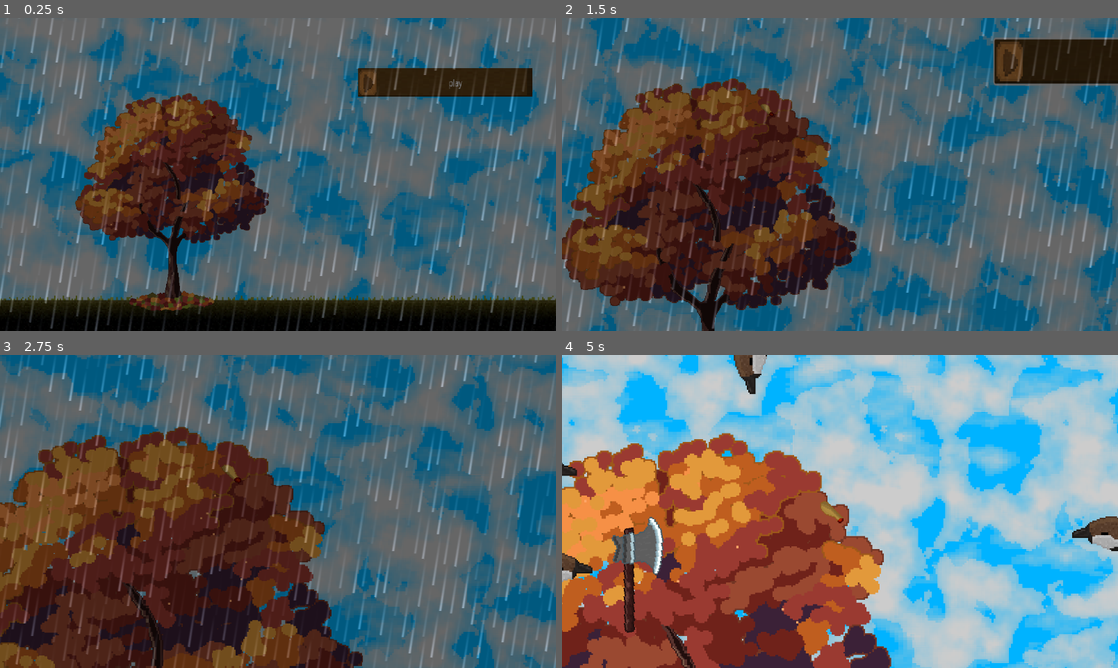
Above: before the commit, frames 1-4 (two rows, left to right).
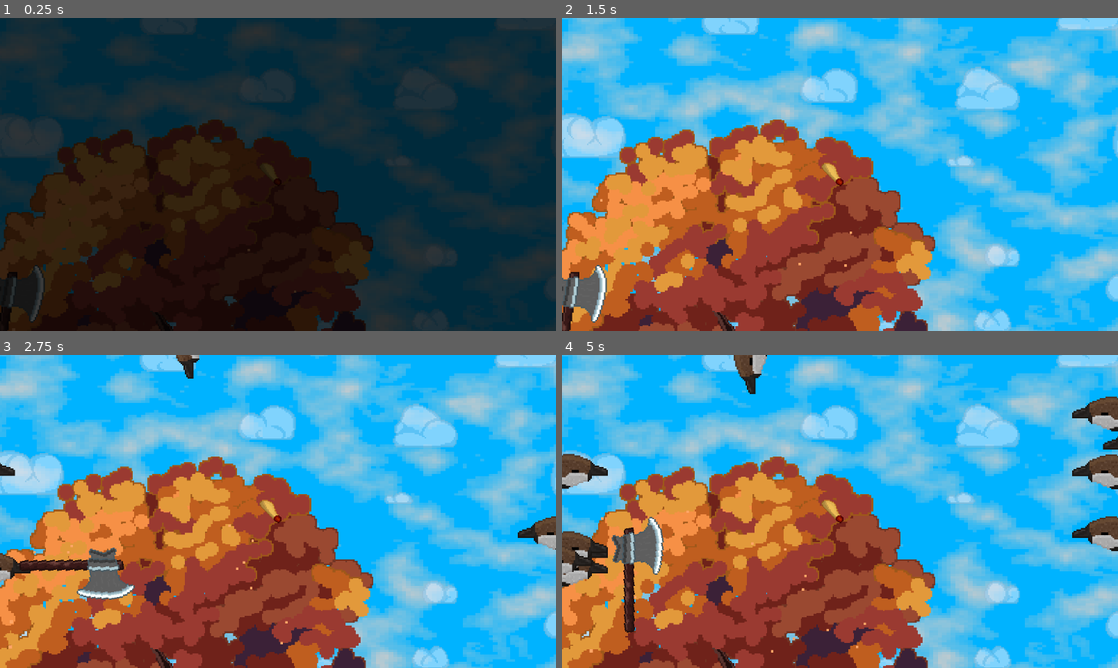
Above: after the commit, the same moments.

Repository: FreekDS/brackeys-2023.1
Game: Godot game, scene res://GameManager.tscn
The game is run twice, just before and just after one commit, with the same random seed, the same clock (stepped at 60 frames per second) and the same inputs. Before the commit the project starts from res://main.tscn.
Inputs (mouse positions are in pixels of both pictures, inside the frame that each line leads up to):
- Up to frame 1 (0.25 s): no input
- Up to frame 2 (1.5 s): click (1006, 83) at 0.5 s, where only the run before the commit has a clickable "play"; click (1095, 64) at 1.25 s, where only the run before the commit has a clickable "play"
- Up to frame 3 (2.75 s): tap Enter (ui_accept) at 2, 2.27, 2.3, 2.57 s; move the mouse to (400, 495) at 2.02 s; press the mouse at (400, 495) at 2.03 s; hold Up (ui_up) from 2.03 s (still down)
- Up to frame 4 (5 s): move the mouse to (728, 527) at 2.77 s; release Up (ui_up) at 2.78 s; release the mouse at (728, 527) at 2.78 s; hold Down (ui_down) 2.78-3.53 s; tap Enter (ui_accept) at 2.85, 3.02, 3.32, 3.8, 4.52, 4.82 s; click (728, 527) at 3.05 s; move the mouse to (895, 442) at 3.52 s; press the mouse at (895, 442) at 3.53 s; hold Up (ui_up) from 3.53 s (still down); move the mouse to (812, 574) at 4.27 s; release the mouse at (812, 574) at 4.28 s; click (812, 574) at 4.35 s

The runs differ from the first frame. In frame 1, 92% of the frame differs, in the area x 0-100%, y 0-100%; in frame 2, 100%; in frame 3, 99%; in frame 4, 71%.

Commit message:
vele beter

Diff:
--- a/BackgroundObjects/Clouds/scrolling_clouds.gd
+++ b/BackgroundObjects/Clouds/scrolling_clouds.gd
@@ -4,6 +4,17 @@
 @export var scrollingSpeedMultiplier = .1
 @export var direction = Vector2.ZERO
 
+func _ready():
+	GameState.stateChanged.connect(
+		func(to: GameState.STATE):
+			match to:
+				GameState.STATE.PLAYING:
+					$TextureRect.material.set_shader_parameter("speedMultiplier", scrollingSpeedMultiplier)
+					pass
+				GameState.STATE.STOPPED:
+					$TextureRect.material.set_shader_parameter("speedMultiplier", 0)
+					pass
+	)
 
 func setScrollSpeed(speedMultiplier):
 	scrollingSpeedMultiplier = 0
--- a/BackgroundObjects/Clouds/scrolling_clouds.tscn
+++ b/BackgroundObjects/Clouds/scrolling_clouds.tscn
@@ -9,7 +9,7 @@
 shader_parameter/cloudDarkness = 0.8
 shader_parameter/pixelSize = 4
 shader_parameter/direction = Vector2(2, 1)
-shader_parameter/speedMultiplier = 0.1
+shader_parameter/speedMultiplier = 0.0
 
 [sub_resource type="FastNoiseLite" id="FastNoiseLite_2q6ga"]
 frequency = 0.005
@@ -19,6 +19,7 @@
 noise = SubResource("FastNoiseLite_2q6ga")
 
 [node name="ScrollingClouds" type="CanvasLayer"]
+visible = false
 script = ExtResource("1_fk7xj")
 
 [node name="TextureRect" type="TextureRect" parent="."]
--- /dev/null
+++ b/Common/GameState.gd
@@ -0,0 +1,23 @@
+extends Node
+
+
+enum STATE {
+	PLAYING,
+	STOPPED,
+	PAUSED
+}
+
+@onready
+var current_state = STATE.STOPPED
+
+signal stateChanged(to: STATE)
+
+## DOE DEZE FUNCTIE VOOR U SCENE TE DEBUGGEN
+func DEBUG_PLS(play_after=.05):
+	get_tree().create_timer(play_after).timeout.connect(
+		func(): stateChanged.emit(STATE.PLAYING)
+	)
+
+func change(to: STATE):
+	current_state = to
+	stateChanged.emit(to)
--- a/Common/main.gd
+++ b/Common/main.gd
@@ -6,6 +6,7 @@
 @onready var winlmaoScreen= $EndScreen/WinScreen
 @onready var birdSpawner= $BirdSpawner
 @onready var lumberaxeSpawner = $LumberaxeSpawner
+@onready var victoryManager = $VictoryManager as VictoryManager
 
 @export var difficultyLevel = 0
 
@@ -23,11 +24,24 @@
 signal dead
 
 func _ready():
+	GameState.stateChanged.connect(_on_gameState_changed)
 	RandomObjectSpawnTimer=Timer.new()
 	RandomObjectSpawnTimer.connect("timeout", triggerRandomObjectSpawnTick)
 	RandomObjectSpawnTimer.set_one_shot(false)
 	add_child(RandomObjectSpawnTimer)
 	birdSpawner.connect("collide",lose)
+	victoryManager.victoryAnimationsCompleted.connect(
+		func(): win.emit()
+	)
+
+
+func _on_gameState_changed(to: GameState.STATE):
+	match to:
+		GameState.STATE.PLAYING:
+			gamePlaying = true
+		GameState.STATE.STOPPED:
+			gamePlaying = false
+
 
 func _on_ground_body_entered(body):
 	if body == characterNode:
@@ -66,7 +80,6 @@
 
 func stopGame():
 	gamePlaying = false
-	$Clouds.visible = false
 	$ScrollingClouds.visible = false
 	$ScrollingClouds.setScrollSpeed(0)
 
--- a/Common/scrolling.gd
+++ b/Common/scrolling.gd
@@ -5,9 +5,20 @@
 @export var speed : int = 1000
 @export var PlayerScene : Node2D
 
-var active = true
+var active = false
 
 signal scrollDistanceDone
+
+
+func _ready():
+	GameState.stateChanged.connect(
+		func(to: GameState.STATE):
+			match to:
+				GameState.STATE.PLAYING:
+					active = true
+				GameState.STATE.STOPPED:
+					active = false
+	)
 
 func _physics_process(delta):
 	if active:
@@ -15,8 +26,7 @@
 
 
 func scrollAlongDistance(distanceXY):
-#	print("They see me scrolling, they hating")
-	const SCROLL_TIME = 1
+	print("They see me scrolling, they hating")
 	var tween = create_tween()
 	tween.set_parallel(true)
 	tween.set_trans(Tween.TRANS_LINEAR)
--- a/Common/victory_manager.gd
+++ b/Common/victory_manager.gd
@@ -1,3 +1,4 @@
+class_name VictoryManager
 extends Node2D
 
 # de manier waarop ik dit wil laten werken
@@ -22,21 +23,51 @@
 # Misschien gaan de posities wel nimeer kloppen van zodra deze node toegevoegd wordt in de scene
 # Who knows, mijn eerste testen zeiden van ni
 
-@export var scrollingObjects : Node2D	# Dees is de Node die alle objecten bevat die scrollen ("scrolling" in main)
+@export var scrollingObjects : Scrolling	# Dees is de Node die alle objecten bevat die scrollen ("scrolling" in main)
 @export var playerNode : Player
 
 @onready var timelapseOverlay = $timelapse_overlay as TimelapseOverlay
 @onready var desiredSeedLocation = $"DesiredSeedLocation (1)"
+@onready var treeAnimations = $AnimationPlayer
 
 func _ready():
 	if scrollingObjects != null:
 		scrollingObjects.scrollDistanceDone.connect(_on_scroll_complete)
+	if playerNode != null:
+		playerNode.buried.connect(_on_player_buried)
 
+signal victoryAnimationsCompleted
 
 func start():
+	playerNode.stopGame()
 	var scrollDistance = desiredSeedLocation.position - playerNode.getSeedPos()
 	scrollingObjects.scrollAlongDistance(scrollDistance)
 
 
 func _on_scroll_complete():
+	scrollingObjects.scrollDistanceDone.disconnect(_on_scroll_complete)
 	print("Flink gedaan :)")
+	get_tree().create_timer(.2).timeout.connect(
+		func():
+			playerNode.playBuryAnimation()
+	)
+
+
+func _on_player_buried():
+	print("Vlug belt den begrafenisondernemer, hem is begraven")
+
+	# start timelapse
+	timelapseOverlay.start()
+	treeAnimations.play("growtree")
+
+
+func _on_animation_player_animation_finished(_anim_name):
+	timelapseOverlay.stop()
+	timelapseOverlay.timelapseStopped.connect(
+		func():
+			get_tree().create_timer(1).timeout.connect(
+				func(): victoryAnimationsCompleted.emit(),
+				CONNECT_ONE_SHOT
+			),
+		CONNECT_ONE_SHOT
+	)
--- a/Common/victory_manager.tscn
+++ b/Common/victory_manager.tscn
@@ -1,7 +1,95 @@
-[gd_scene load_steps=3 format=3 uid="uid://cu2r751bje6jd"]
+[gd_scene load_steps=9 format=3 uid="uid://cu2r751bje6jd"]
 
 [ext_resource type="Script" path="res://Common/victory_manager.gd" id="1_5q4fe"]
 [ext_resource type="PackedScene" uid="uid://dmm6nlf25d2ip" path="res://UI/Timelapse/timelapse_overlay.tscn" id="2_wvadl"]
+[ext_resource type="Texture2D" uid="uid://dis3prxno72qb" path="res://BackgroundObjects/Tree/sapling.png" id="3_6kjut"]
+[ext_resource type="Texture2D" uid="uid://c4xwv0upvbaps" path="res://BackgroundObjects/Tree/tree_tussenstuk.png" id="4_rrd27"]
+[ext_resource type="Texture2D" uid="uid://wvoply6hou73" path="res://BackgroundObjects/Tree/boom.png" id="4_wshsr"]
+
+[sub_resource type="Animation" id="Animation_kdwom"]
+resource_name = "growtree"
+length = 6.0
+tracks/0/type = "value"
+tracks/0/imported = false
+tracks/0/enabled = true
+tracks/0/path = NodePath("Tree0:visible")
+tracks/0/interp = 1
+tracks/0/loop_wrap = true
+tracks/0/keys = {
+"times": PackedFloat32Array(0, 1.5, 3),
+"transitions": PackedFloat32Array(1, 1, 1),
+"update": 1,
+"values": [false, true, false]
+}
+tracks/1/type = "value"
+tracks/1/imported = false
+tracks/1/enabled = true
+tracks/1/path = NodePath("Tree1:visible")
+tracks/1/interp = 1
+tracks/1/loop_wrap = true
+tracks/1/keys = {
+"times": PackedFloat32Array(0, 3, 4.5),
+"transitions": PackedFloat32Array(1, 1, 1),
+"update": 1,
+"values": [false, true, false]
+}
+tracks/2/type = "value"
+tracks/2/imported = false
+tracks/2/enabled = true
+tracks/2/path = NodePath("Tree2:visible")
+tracks/2/interp = 1
+tracks/2/loop_wrap = true
+tracks/2/keys = {
+"times": PackedFloat32Array(0, 4.5),
+"transitions": PackedFloat32Array(1, 1),
+"update": 1,
+"values": [false, true]
+}
+
+[sub_resource type="Animation" id="Animation_ra5h7"]
+length = 0.001
+tracks/0/type = "value"
+tracks/0/imported = false
+tracks/0/enabled = true
+tracks/0/path = NodePath("Tree0:visible")
+tracks/0/interp = 1
+tracks/0/loop_wrap = true
+tracks/0/keys = {
+"times": PackedFloat32Array(0),
+"transitions": PackedFloat32Array(1),
+"update": 1,
+"values": [false]
+}
+tracks/1/type = "value"
+tracks/1/imported = false
+tracks/1/enabled = true
+tracks/1/path = NodePath("Tree1:visible")
+tracks/1/interp = 1
+tracks/1/loop_wrap = true
+tracks/1/keys = {
+"times": PackedFloat32Array(0),
+"transitions": PackedFloat32Array(1),
+"update": 1,
+"values": [false]
+}
+tracks/2/type = "value"
+tracks/2/imported = false
+tracks/2/enabled = true
+tracks/2/path = NodePath("Tree2:visible")
+tracks/2/interp = 1
+tracks/2/loop_wrap = true
+tracks/2/keys = {
+"times": PackedFloat32Array(0),
+"transitions": PackedFloat32Array(1),
+"update": 1,
+"values": [false]
+}
+
+[sub_resource type="AnimationLibrary" id="AnimationLibrary_lm3h3"]
+_data = {
+"RESET": SubResource("Animation_ra5h7"),
+"growtree": SubResource("Animation_kdwom")
+}
 
 [node name="VictoryManager" type="Node2D"]
 script = ExtResource("1_5q4fe")
@@ -18,3 +106,31 @@
 position = Vector2(-350, -200)
 
 [node name="timelapse_overlay" parent="." instance=ExtResource("2_wvadl")]
+
+[node name="AnimationPlayer" type="AnimationPlayer" parent="."]
+libraries = {
+"": SubResource("AnimationLibrary_lm3h3")
+}
+
+[node name="Tree0" type="Sprite2D" parent="."]
+visible = false
+texture_filter = 1
+position = Vector2(0, 180)
+scale = Vector2(3, 3)
+texture = ExtResource("3_6kjut")
+
+[node name="Tree1" type="Sprite2D" parent="."]
+visible = false
+texture_filter = 1
+position = Vector2(0, -10)
+scale = Vector2(3, 3)
+texture = ExtResource("4_rrd27")
+
+[node name="Tree2" type="Sprite2D" parent="."]
+visible = false
+texture_filter = 1
+position = Vector2(0, -320)
+scale = Vector2(3, 3)
+texture = ExtResource("4_wshsr")
+
+[connection signal="animation_finished" from="AnimationPlayer" to="." method="_on_animation_player_animation_finished"]
--- a/GameManager.gd
+++ b/GameManager.gd
@@ -2,12 +2,20 @@
 
 @export var actualGameScene = preload("res://Gameplay.tscn")
 
+@onready var animations = $AnimationPlayer
+
 var currentIteration = 0
 var currentDifficultyLevel = 0
+var waitForClick = false
 
 func _ready():
 	restartLevel()
 
+signal mouseClicked
+
+func _input(event):
+	if event.is_action_pressed("mouse_down") and waitForClick:
+		mouseClicked.emit()
 
 func restartLevel():
 	currentIteration += 1
@@ -24,7 +32,20 @@
 
 	# Start game
 	add_child(gameInstance)
-	gameInstance.startGame()
+	animations.animation_finished.connect(
+		func(_a):
+#			pass,
+			waitAndStart(gameInstance, 5),
+		CONNECT_ONE_SHOT
+	)
+	animations.play("fade_out")
+
+
+func waitAndStart(game, time=2):
+	get_tree().create_timer(time).timeout.connect(
+		func(): GameState.change(GameState.STATE.PLAYING),
+		CONNECT_ONE_SHOT
+	)
 
 func removeGameplay():
 	var gamePlay = get_node_or_null("GAMEPLAY")
@@ -39,12 +60,30 @@
 	print("Stukske winnaar")
 
 	# Start de victory animaties, nen welgemeende proficiat
-
+	waitForClick = true
+	$ClickToContinue.visible = true
+	mouseClicked.connect(
+		func():
+			restartGracefully()
+			waitForClick = false
+			$ClickToContinue.visible = false,
+		CONNECT_ONE_SHOT
+	)
 	# Als animaties klaar zijn dan moogt ge herstarten
-	removeGameplay()
 
 
-func _on_game_lost(reaon: Death.REASON = Death.REASON.UNKNOWN):
+func restartGracefully():
+	animations.animation_finished.connect(
+		func(_anim):
+			get_tree().create_timer(1).timeout.connect(
+				func():
+					restartLevel()
+			),
+		CONNECT_ONE_SHOT
+	)
+	animations.play_backwards("fade_out")
+
+func _on_game_lost(reason: Death.REASON = Death.REASON.UNKNOWN):
 	$GAMEPLAY.stopGame()
 
 	# Start de death animaties + ga terug naar start, je krijgt geen 2 miljoen
--- a/GameManager.tscn
+++ b/GameManager.tscn
@@ -1,9 +1,104 @@
-[gd_scene load_steps=3 format=3 uid="uid://cihyie8mvt3ey"]
+[gd_scene load_steps=6 format=3 uid="uid://cihyie8mvt3ey"]
 
 [ext_resource type="Script" path="res://GameManager.gd" id="1_iuiwe"]
-[ext_resource type="PackedScene" uid="uid://dlmo4waiexr4b" path="res://Gameplay.tscn" id="1_sho7b"]
+[ext_resource type="FontFile" uid="uid://25m1cxomhe6y" path="res://Common/thin_pixel-7.ttf" id="2_yoxb2"]
+
+[sub_resource type="Animation" id="Animation_j4mpn"]
+length = 0.001
+tracks/0/type = "value"
+tracks/0/imported = false
+tracks/0/enabled = true
+tracks/0/path = NodePath("Fader:visible")
+tracks/0/interp = 1
+tracks/0/loop_wrap = true
+tracks/0/keys = {
+"times": PackedFloat32Array(0),
+"transitions": PackedFloat32Array(1),
+"update": 1,
+"values": [false]
+}
+tracks/1/type = "value"
+tracks/1/imported = false
+tracks/1/enabled = true
+tracks/1/path = NodePath("Fader/ColorRect:modulate")
+tracks/1/interp = 1
+tracks/1/loop_wrap = true
+tracks/1/keys = {
+"times": PackedFloat32Array(0),
+"transitions": PackedFloat32Array(1),
+"update": 0,
+"values": [Color(1, 1, 1, 1)]
+}
+
+[sub_resource type="Animation" id="Animation_p3gfl"]
+resource_name = "fade_out"
+tracks/0/type = "value"
+tracks/0/imported = false
+tracks/0/enabled = true
+tracks/0/path = NodePath("Fader:visible")
+tracks/0/interp = 1
+tracks/0/loop_wrap = true
+tracks/0/keys = {
+"times": PackedFloat32Array(0, 0.9, 1),
+"transitions": PackedFloat32Array(1, 1, 1),
+"update": 1,
+"values": [true, true, false]
+}
+tracks/1/type = "value"
+tracks/1/imported = false
+tracks/1/enabled = true
+tracks/1/path = NodePath("Fader/ColorRect:modulate")
+tracks/1/interp = 1
+tracks/1/loop_wrap = true
+tracks/1/keys = {
+"times": PackedFloat32Array(0, 1),
+"transitions": PackedFloat32Array(1, 1),
+"update": 0,
+"values": [Color(1, 1, 1, 1), Color(1, 1, 1, 0)]
+}
+
+[sub_resource type="AnimationLibrary" id="AnimationLibrary_b4l1y"]
+_data = {
+"RESET": SubResource("Animation_j4mpn"),
+"fade_out": SubResource("Animation_p3gfl")
+}
 
 [node name="GameManager" type="Node2D"]
 script = ExtResource("1_iuiwe")
 
-[node name="GAMEPLAY" parent="." instance=ExtResource("1_sho7b")]
+[node name="Fader" type="CanvasLayer" parent="."]
+process_mode = 4
+visible = false
+
+[node name="ColorRect" type="ColorRect" parent="Fader"]
+anchors_preset = 15
+anchor_right = 1.0
+anchor_bottom = 1.0
+grow_horizontal = 2
+grow_vertical = 2
+color = Color(0, 0, 0, 1)
+
+[node name="ClickToContinue" type="CanvasLayer" parent="."]
+visible = false
+
+[node name="RichTextLabel" type="RichTextLabel" parent="ClickToContinue"]
+custom_minimum_size = Vector2(200, 0)
+anchors_preset = 3
+anchor_left = 1.0
+anchor_top = 1.0
+anchor_right = 1.0
+anchor_bottom = 1.0
+offset_left = -40.0
+offset_top = -40.0
+grow_horizontal = 0
+grow_vertical = 0
+size_flags_horizontal = 4
+theme_override_fonts/normal_font = ExtResource("2_yoxb2")
+theme_override_font_sizes/normal_font_size = 40
+text = "Click to continue"
+scroll_active = false
+
+[node name="AnimationPlayer" type="AnimationPlayer" parent="."]
+libraries = {
+"": SubResource("AnimationLibrary_b4l1y")
+}
--- a/Gameplay.tscn
+++ b/Gameplay.tscn
@@ -7,6 +7,7 @@
 [ext_resource type="PackedScene" uid="uid://ftoghex7uce0" path="res://BackgroundObjects/Clouds/scrolling_clouds.tscn" id="3_p8hpd"]
 [ext_resource type="PackedScene" uid="uid://cfg6wwlys75aa" path="res://BackgroundObjects/Tree/Tree.tscn" id="4_hrruo"]
 [ext_resource type="PackedScene" uid="uid://da33skjc8gqe4" path="res://InteractingObjects/Ground/Ground.tscn" id="5_03k3g"]
+[ext_resource type="Texture2D" uid="uid://cil3jfny3di5t" path="res://BackgroundObjects/Clouds/cute_wolkjes.png" id="6_h5j44"]
 [ext_resource type="PackedScene" uid="uid://nxbmc78oblwt" path="res://InteractingObjects/Player/BoxedMapleSeed.tscn" id="7_7o26x"]
 [ext_resource type="PackedScene" uid="uid://bpqs5c8pkymdr" path="res://UI/dead_screen.tscn" id="7_ydsya"]
 [ext_resource type="PackedScene" uid="uid://bok2xyi22l8aq" path="res://InteractingObjects/Lumberaxe/LumberaxeSpawner.tscn" id="8_cyi0w"]
@@ -32,6 +33,17 @@
 [node name="Ground" parent="Scrolling" instance=ExtResource("5_03k3g")]
 z_index = 1
 position = Vector2(-472, 1039)
+
+[node name="Wolkjes" type="TextureRect" parent="Scrolling"]
+modulate = Color(1, 1, 1, 0.545098)
+texture_filter = 1
+offset_left = -1547.0
+offset_top = -901.0
+offset_right = 1596.0
+offset_bottom = -89.0
+scale = Vector2(3, 3)
+texture = ExtResource("6_h5j44")
+stretch_mode = 1
 
 [node name="Tree" parent="Scrolling" instance=ExtResource("4_hrruo")]
 position = Vector2(-215, 490)
--- a/InteractingObjects/Bird/BirdSpawner.gd
+++ b/InteractingObjects/Bird/BirdSpawner.gd
@@ -33,7 +33,7 @@
 	bottomRightPoint = $target.position
 	screenOffset.x = ProjectSettings.get("display/window/size/viewport_width") / 2
 	screenOffset.y = ProjectSettings.get("display/window/size/viewport_height") / 2
-	vliegVogeltjeVlieg()
+#	vliegVogeltjeVlieg()
 
 
 func vliegVogeltjeVlieg():
--- a/InteractingObjects/Player/BoxedMapleSeed.gd
+++ b/InteractingObjects/Player/BoxedMapleSeed.gd
@@ -12,21 +12,35 @@
 	set(value):
 		zaad.position = value
 
+signal buried
 
-# Called when the node enters the scene tree for the first time.
 func _ready():
-	pass # Replace with function body.
+	GameState.stateChanged.connect(_on_gameState_changed)
 
-
-# Called every frame. 'delta' is the elapsed time since the previous frame.
 func _process(delta):
 	zaad.position.x=clamp(box1.position.x,zaad.position.x,box2.position.x)
 	zaad.position.y=clamp(box1.position.y,zaad.position.y,box2.position.y)
+
+
+func _on_gameState_changed(to: GameState.STATE):
+	match to:
+		GameState.STATE.PLAYING:
+			pass
+		GameState.STATE.STOPPED:
+			stopGame()
 
 
 func getSeedPos():
 	return zaad.position
 
 
+func playBuryAnimation():
+	zaad.playBuryAnimation()
+
+
 func stopGame():
 	zaad.stopGame()
+
+
+func _on_maple_seed_seed_buried():
+	buried.emit()
--- a/InteractingObjects/Player/BoxedMapleSeed.tscn
+++ b/InteractingObjects/Player/BoxedMapleSeed.tscn
@@ -14,4 +14,4 @@
 [node name="KooiRightDown" type="Node2D" parent="."]
 position = Vector2(550, 300)
 
-[node name="Camera2D" type="Camera2D" parent="."]
+[connection signal="seedBuried" from="MapleSeed" to="." method="_on_maple_seed_seed_buried"]
--- a/InteractingObjects/Player/BuryAnimation.gd
+++ b/InteractingObjects/Player/BuryAnimation.gd
@@ -9,15 +9,11 @@
 signal completely_buried
 
 func bury_me():
+	stop()
 	$BuryAnimationTick.start()
-
-#func _input(event):
-#	if event.is_action_pressed("ui_accept"):
-#		bury_me()
 
 func animationFrame():
 	var xDelta = -pixelSize if zig else pixelSize
-	$GPUParticles2D.emitting = true
 	zig = !zig
 	position.x += xDelta
 	position.y += pixelSize
--- a/InteractingObjects/Player/MapleSeed.tscn
+++ b/InteractingObjects/Player/MapleSeed.tscn
@@ -24,7 +24,6 @@
 scale = Vector2(2, 2)
 sprite_frames = ExtResource("5_kuj3j")
 animation = &"vlieg"
-autoplay = "vlieg"
 script = ExtResource("3_bgg6v")
 
 [node name="BuryAnimationTick" type="Timer" parent="AnimatedSprite2D"]
@@ -40,4 +39,5 @@
 scale = Vector2(1149.5, 651.5)
 mesh = SubResource("BoxMesh_0r7fo")
 
+[connection signal="completely_buried" from="AnimatedSprite2D" to="." method="_on_animated_sprite_2d_completely_buried"]
 [connection signal="timeout" from="AnimatedSprite2D/BuryAnimationTick" to="AnimatedSprite2D" method="animationFrame"]
--- a/InteractingObjects/Player/maple_seed.gd
+++ b/InteractingObjects/Player/maple_seed.gd
@@ -6,7 +6,7 @@
 
 @onready var arrow=$Arrow
 
-var enabled = true
+var enabled = false
 
 var margin = Vector2(25, 10)
 
@@ -23,6 +23,20 @@
 var enableArrowAfter=30
 
 var velocityAttrition=0.985
+
+signal seedBuried
+
+
+func _ready():
+	GameState.stateChanged.connect(
+		func(to: GameState.STATE):
+			match to:
+				GameState.STATE.PLAYING:
+					$AnimatedSprite2D.play("vlieg")
+					enabled = true
+				GameState.STATE.STOPPED:
+					$AnimatedSprite2D.stop()
+	)
 
 
 func _process(_delta):
@@ -63,14 +77,16 @@
 		velocity=velocity*velocityAttrition
 		move_and_slide()
 
-
-
-func _on_ground_hit():
+func stopGame():
 	$AnimatedSprite2D.stop()
 	$AnimatedSprite2D.frame = 0
 	velocity = Vector2.ZERO
 	enabled = false
 
-func stopGame():
-	velocity = Vector2(0,0)
-	enabled = false
+func playBuryAnimation():
+	$AnimatedSprite2D.bury_me()
+	pass
+
+
+func _on_animated_sprite_2d_completely_buried():
+	seedBuried.emit()
--- a/UI/Timelapse/timelapse_overlay.gd
+++ b/UI/Timelapse/timelapse_overlay.gd
@@ -2,7 +2,9 @@
 
 extends CanvasLayer
 
-@onready var animations := $AnimationPlayer
+@onready var animations := $AnimationPlayer as AnimationPlayer
+
+signal timelapseStopped
 
 # Call den deze als den boom start met groeien
 func start():
@@ -10,7 +12,12 @@
 
 # Call den deze als den boom volgroeid is en de volgende iteratie start
 func stop():
+	animations.animation_finished.connect(
+		func(_lol): timelapseStopped.emit(),
+		CONNECT_ONE_SHOT
+	)
 	animations.play_backwards("Start")
+
 
 # vr te testen
 func _input(event):
--- a/UI/Timelapse/timelapse_overlay.gdshader
+++ b/UI/Timelapse/timelapse_overlay.gdshader
@@ -1,11 +1,14 @@
 shader_type canvas_item;
 
-uniform int speed = 1;
+uniform float speed = 1;
 
 void fragment() {
 	// Place fragment code here.
 	vec2 uv = UV;
 	uv.x += TIME * float(speed);
 	vec4 col = texture(TEXTURE, uv);
+	if(col.r == 1.0) {
+		col.a *= 0.5;
+	}
 	COLOR = col;
 }
--- a/UI/Timelapse/timelapse_overlay.tscn
+++ b/UI/Timelapse/timelapse_overlay.tscn
@@ -7,7 +7,7 @@
 
 [sub_resource type="ShaderMaterial" id="ShaderMaterial_1nfiv"]
 shader = ExtResource("2_ii5rt")
-shader_parameter/speed = 10
+shader_parameter/speed = 5.0
 
 [sub_resource type="Animation" id="Animation_pqa3h"]
 length = 0.001
@@ -149,7 +149,7 @@
 anchors_preset = 10
 anchor_right = 1.0
 offset_top = -70.0
-offset_right = 4104.0
+offset_right = 12168.0
 grow_horizontal = 2
 color = Color(0, 0, 0, 1)
 
@@ -159,13 +159,15 @@
 anchor_top = 1.0
 anchor_right = 1.0
 anchor_bottom = 1.0
-offset_right = 4104.0
-offset_bottom = 70.0
+offset_top = 648.0
+offset_right = 12168.0
+offset_bottom = 718.0
 grow_horizontal = 2
 grow_vertical = 0
 color = Color(0, 0, 0, 1)
 
 [node name="Klokje" parent="Control" instance=ExtResource("1_3u11p")]
+visible = false
 position = Vector2(1055, -80)
 scale = Vector2(2, 2)
 
--- a/project.godot
+++ b/project.godot
@@ -11,9 +11,13 @@
 [application]
 
 config/name="Brackeys 2023-1"
-run/main_scene="res://main.tscn"
+run/main_scene="res://GameManager.tscn"
 config/features=PackedStringArray("4.0", "Forward Plus")
 config/icon="res://icon.svg"
+
+[autoload]
+
+GameState="*res://Common/GameState.gd"
 
 [display]
 
Binary file added: BackgroundObjects/Clouds/cute_wolkjes.png
Not shown, added: BackgroundObjects/Clouds/cute_wolkjes.png.import
Binary file added: BackgroundObjects/Tree/tree_tussenstuk.png
Not shown, added: BackgroundObjects/Tree/tree_tussenstuk.png.import
Not shown: 1 places in Gameplay.tscn that only renumber resources
